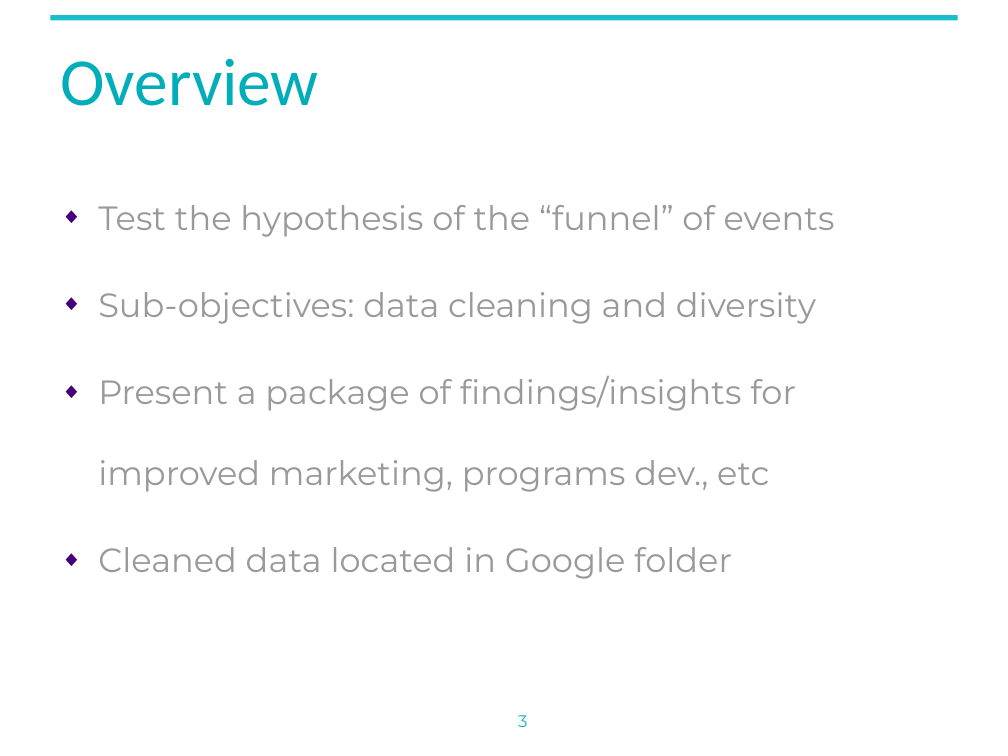
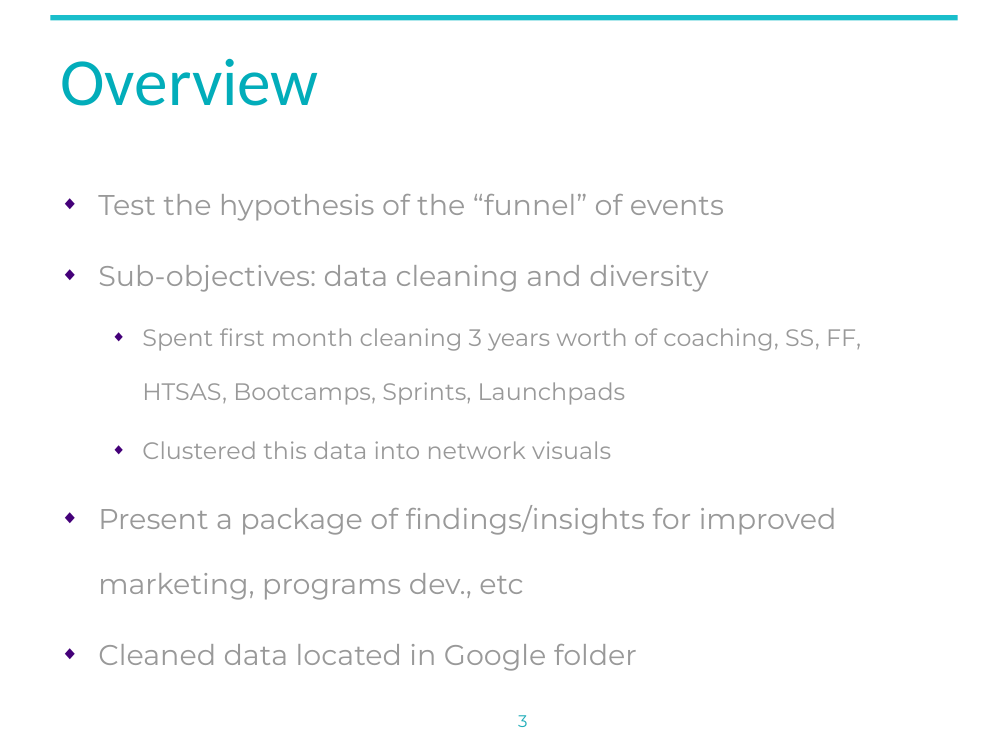
Before and after one commit to gwharris/NYU_network_analysis, a slide deck: slide 3 of reports/interim_presentation.pptx. Drawn at 1008x756 pixels with LibreOffice and Linux fonts; fonts in the diff are those of the drawing; background and template pictures are left out. Boxes give left, top, right and bottom in pixels: in the first picture for what was removed or moved away, otherwise in the second. Text is boxed around its words. In the diff, an @@ line names an element or a change of style, - is before the commit and + after.

```diff
--- a/reports/interim_presentation.pptx
+++ b/reports/interim_presentation.pptx
@@ text at (98, 194, 837, 671): size 24 to 20.4 pt in "Test the hypothesis of the “funnel” of ...", "Sub-objectives: data cleaning and diversity", "Present a package of findings/insights for improved ...", "Cleaned data located in Google folder"; line spacing 2 to 1.9 @@
@@ text at (142, 328, 861, 459): paragraphs added @@
+  ◆ Spent first month cleaning 3 years worth of coaching, SS, FF, HTSAS, Bootcamps, Sprints, Launchpads
+  ◆ Clustered this data into network visuals
```
Also in this commit, not shown: 1 other slide changed, 5 slides added.
